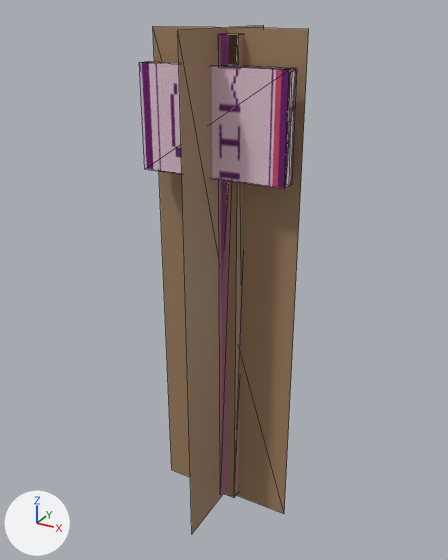
The COLLADA model beamng-props/mile-marker/export/dae/milemarker_037.dae as it was, and as the next commit left it.
The view is the same before and after, from a 50 mm lens placed at (0.801, -1.466, 1.51), pointed at (-0.013, 0.015, 0.77). Every picture has the same lights, and +X, +Y and +Z are marked at lower left. The first picture is the older version. Mesh edges are drawn as thin lines. Where no turn or scale is listed for an object, it has been applied to the vertices.

Names of what the first picture shows: 'Colmesh_post-1', 'Colmesh_sign-1', 'milemarker_037_a50', 'milemarker_037_a800'.
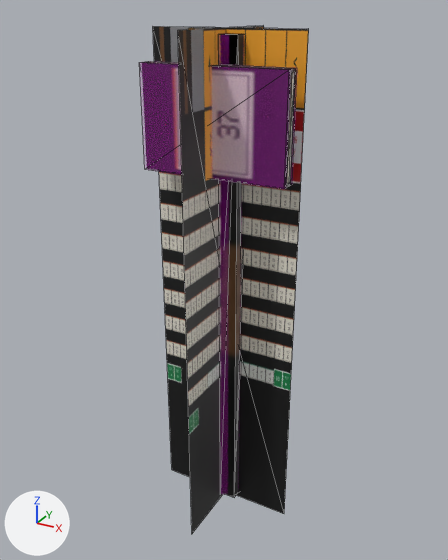
Location of each change, (x1, y1, x2, y2) in pixels of the pictures (448 x 560 px):
```json
{"object": "milemarker_037_a50", "change": "recoloured", "before": [153, 26, 309, 534], "after": [153, 26, 309, 534], "on screen": "brown to grey"}
{"part": 1, "of": "me_milemarker_037_a800", "change": "recoloured", "before": [228, 34, 243, 498], "after": [228, 34, 243, 498]}
{"part": 2, "of": "me_milemarker_037_a800", "change": "recoloured", "before": [148, 61, 296, 187], "after": [148, 61, 296, 187]}
```

The change, as JSON lines over the scene's bpy script:
```json
{"op": "add", "block": "img_sign_atlas_2048_png", "code": ["img_sign_atlas_2048_png = load_image('sign_atlas_2048.png', 'sign_atlas_2048.png', 2048, 2048, 'sRGB')"]}
{"op": "add", "block": "mat_parkersignatlas", "code": ["mat_parkersignatlas = principled_material('ParkerSignAtlas')", "mat_parkersignatlas.texture = img_sign_atlas_2048_png", "mat_parkersignatlas.metallic = 0.05"]}
{"block": "me_milemarker_037_a800", "where": "me_milemarker_037_a800.from_pydata(...)  # 16 vertices, 24 faces; spans x -0.21..0.21, y -0.072..0.072, z 0.0..1.45"}
{"block": "me_milemarker_037_a800", "where": "# used by ob_milemarker_037_a800; location = (0.0, 0.0, 0.0)"}
{"block": "me_milemarker_037_a800", "change": "me_milemarker_037_a800 part 1: 12 faces spanning x -0.05..0.05, y -0.027..0.072, z 0.0..1.45 switch from mat_wood_036 (brown #a08161) to mat_parkersignatlas (picture img_sign_atlas_2048_png)"}
{"block": "me_milemarker_037_a800", "change": "me_milemarker_037_a800 part 2: 12 faces spanning x -0.21..0.21, y -0.072..-0.042, z 1.1..1.38 switch from mat_sign_036 (picture img_mile_037_png) to mat_parkersignatlas (picture img_sign_atlas_2048_png)"}
{"block": "me_milemarker_037_a50", "where": "me_milemarker_037_a50.from_pydata(...)  # 8 vertices, 4 faces; spans x -0.22..0.22, y -0.22..0.22, z -0.014..1.464"}
{"op": "remove", "block": "me_milemarker_037_a50", "code": "me_milemarker_037_a50.materials.append(mat_wood_036)  # brown #a08161"}
{"op": "add", "block": "me_milemarker_037_a50", "code": "me_milemarker_037_a50.materials.append(mat_parkersignatlas)  # picture img_sign_atlas_2048_png"}
```
